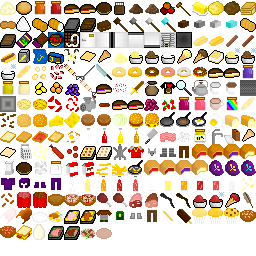
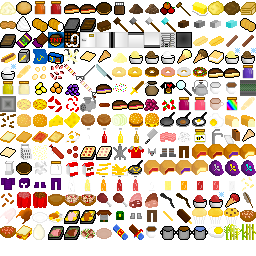
The second w=256, h=256 image is a revision of the first. Changes to its layers:
added layer "Pasted Layer #254" above "Pasted Layer #253" over [left=240, top=224, right=256, bottom=240]
added layer "Pasted Layer #253" above "Pasted Layer #250" over [left=224, top=224, right=240, bottom=240]
added layer "Pasted Layer #250" above "Pasted Layer #252" over [left=208, top=226, right=224, bottom=238]
added layer "Pasted Layer #252" above "Pasted Layer #251" over [left=176, top=226, right=192, bottom=240]
added layer "Pasted Layer #251" above "Pasted Layer #249" over [left=192, top=226, right=208, bottom=240]
added layer "Pasted Layer #249" above "Pasted Layer #248" over [left=160, top=226, right=176, bottom=240]
added layer "Pasted Layer #248" above "Pasted Layer #247" over [left=146, top=226, right=157, bottom=238]
added layer "Pasted Layer #247" above "Pasted Layer #246" over [left=129, top=224, right=144, bottom=240]
added layer "Pasted Layer #246" above "Pasted Layer #114" over [left=113, top=224, right=128, bottom=240]
